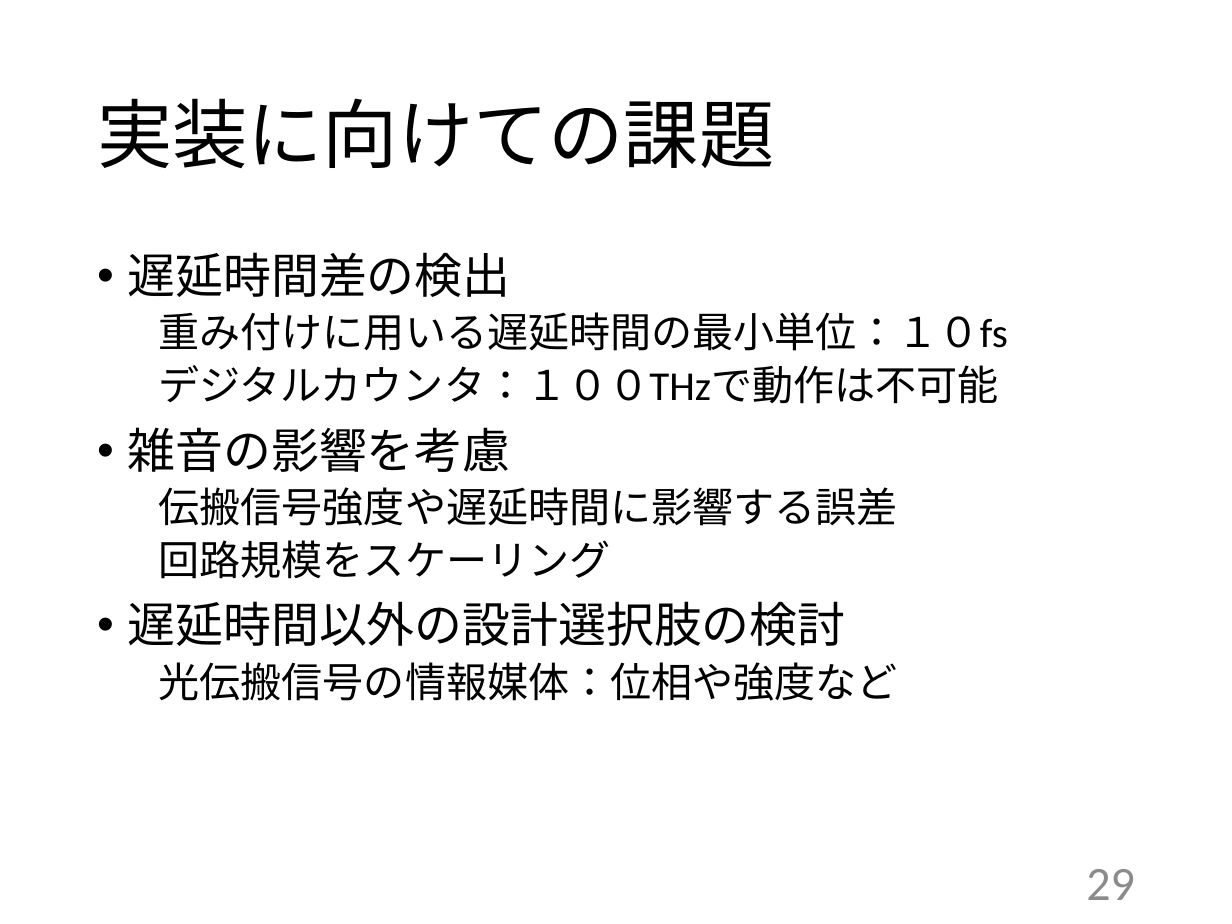
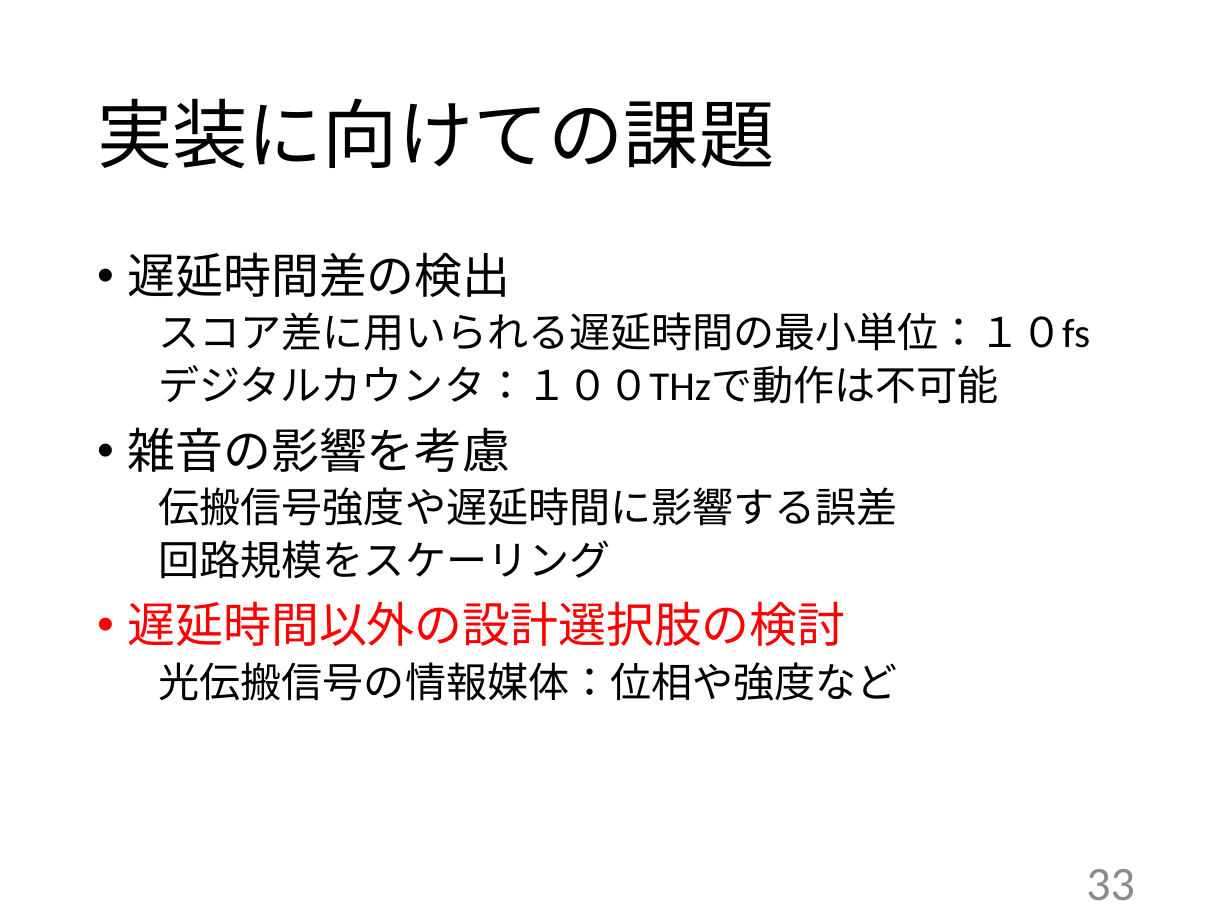
Before and after one commit to ArinanirA/ThesisFY2017M_RinaAsai, a slide deck: slide 34 of 修論発表rina.pptx (slide 30 before the commit). Drawn at 1232x924 pixels with LibreOffice and Linux fonts; fonts in the diff are those of the drawing. Boxes give left, top, right and bottom in pixels: in the first picture for what was removed or moved away, otherwise in the second. Text is boxed around its words. In the diff, an @@ line names an element or a change of style, - is before the commit and + after.

```diff
--- a/修論発表rina.pptx
+++ b/修論発表rina.pptx
@@ text at box(159, 312, 1091, 351): text changed @@
-  重み付けに用いる遅延時間の最小単位：１０fs
+  スコア差に用いられる遅延時間の最小単位：１０fs
@@ text at box(128, 601, 846, 646): text colour #000000 to #FF0000 in "遅延時間以外の設計選択肢の検討" @@
@@ page number at box(1086, 869, 1134, 900): text changed @@
-29
+33
```
Also in this commit, not shown: 15 other slides changed, 11 slides added, 8 slides removed, 5 other files.
